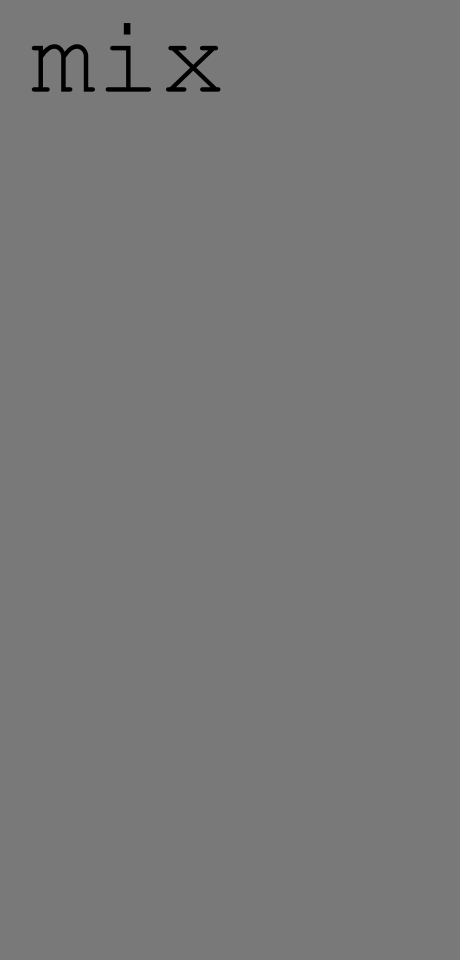
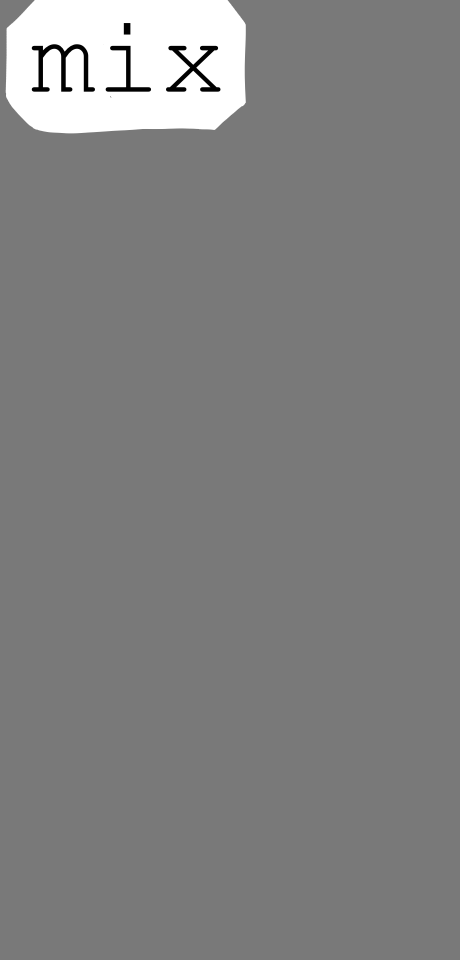
The second 460px x 960px image is a revision of the first. Changes to its layers:
added layer "Paint Layer 4" above "Paint Layer 3" over box(5, 0, 246, 134)
